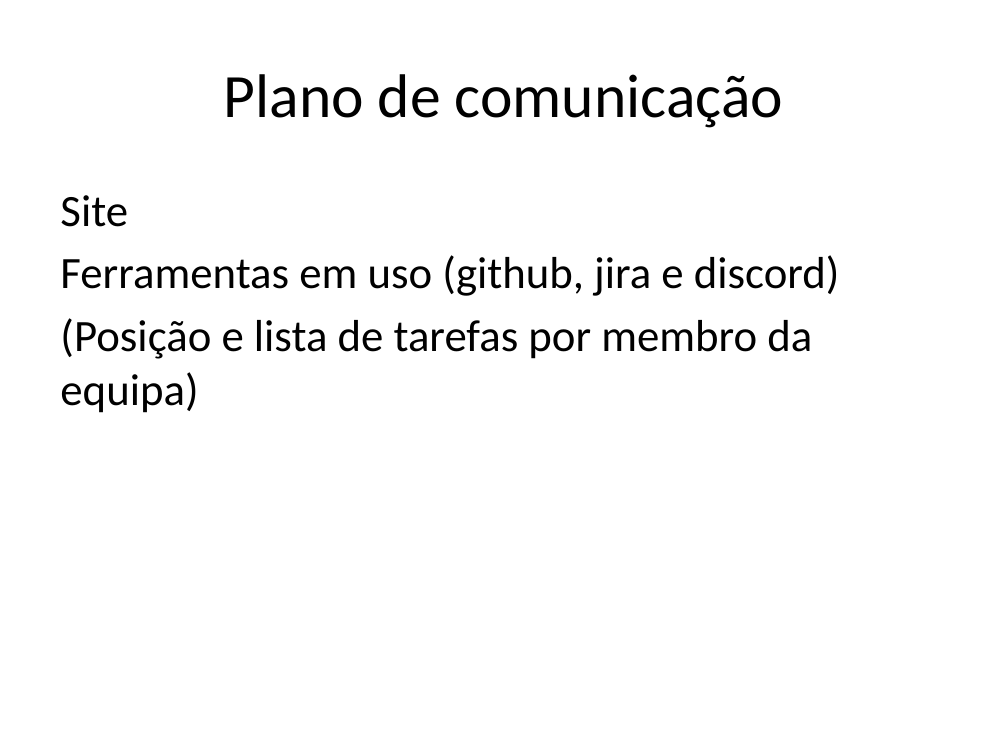
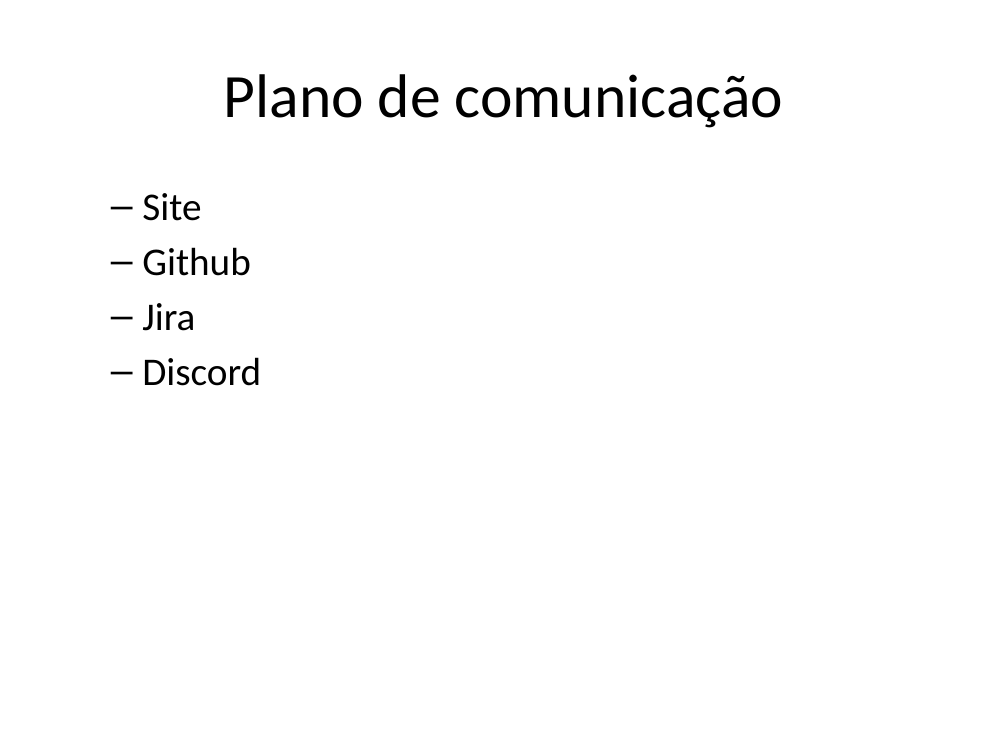
Before and after one commit to Meshotron2/comunication, a slide deck: slide 9 of m1-presentation/presentation.pptx. Drawn at 1008x756 pixels with LibreOffice and Linux fonts; fonts in the diff are those of the drawing. Boxes give left, top, right and bottom in pixels: in the first picture for what was removed or moved away, otherwise in the second. Text is boxed around its words. In the diff, an @@ line names an element or a change of style, - is before the commit and + after.

```diff
--- a/m1-presentation/presentation.pptx
+++ b/m1-presentation/presentation.pptx
@@ text at <box>142,193,201,221</box>: size 32 to 28 pt in "Site"; bullet none to –; list level 1 to 2 in "Site" @@
@@ text at <box>142,247,261,386</box>: text changed; size 32 to 28 pt @@
-Ferramentas em uso (github, jira e discord)
-(Posição e lista de tarefas por membro da equipa)
+  – Github
+  – Jira
+  – Discord
```
Also in this commit, not shown: 3 other slides changed, 1 slide added, 1 slide removed, 2 other files.
